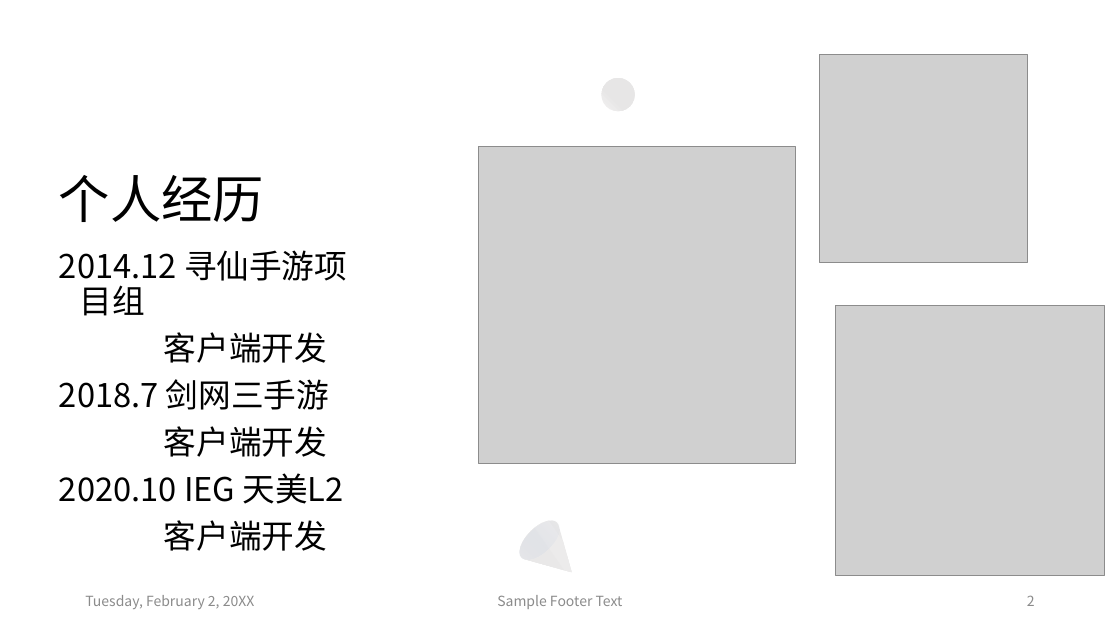
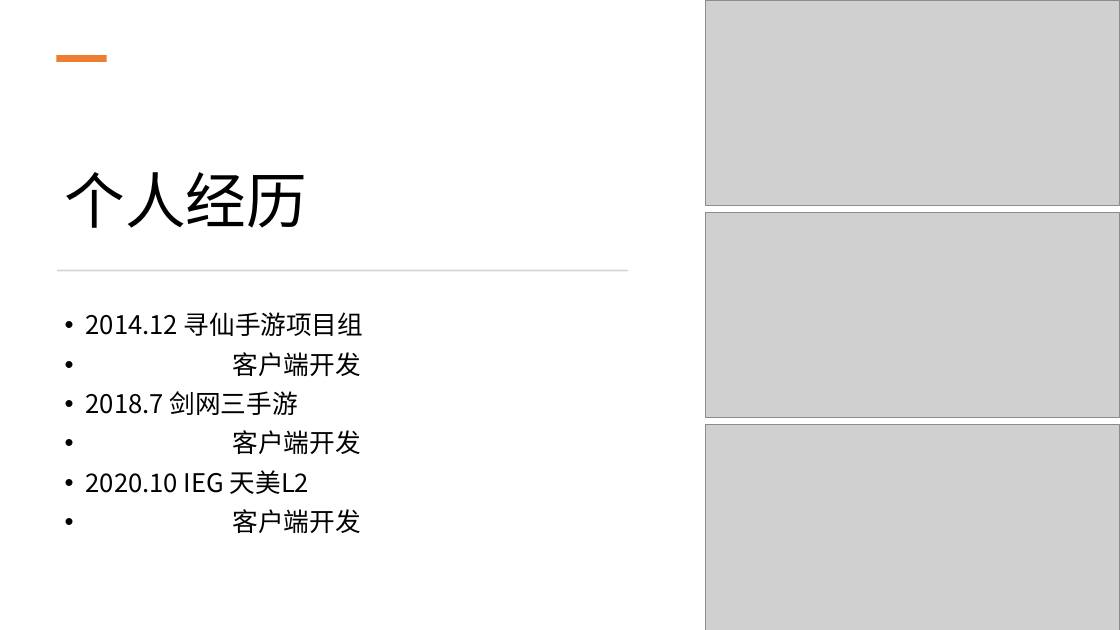
Before and after one commit to zentia/blog, a slide deck: slide 2 of source/_posts/zentiali(李彦峰)-IEG-游戏客户端开发-晋升T9.pptx. Drawn at 1120x630 pixels with LibreOffice and Linux fonts; fonts in the diff are those of the drawing; grey boxes stand for pictures. Boxes give left, top, right and bottom in pixels: in the first picture for what was removed or moved away, otherwise in the second. Text is boxed around its words. In the diff, an @@ line names an element or a change of style, - is before the commit and + after.

```diff
--- a/source/_posts/zentiali(李彦峰)-IEG-游戏客户端开发-晋升T9.pptx
+++ b/source/_posts/zentiali(李彦峰)-IEG-游戏客户端开发-晋升T9.pptx
@@ rectangle added at [0, 0, 1120, 630], fill #FFFFFF @@
@@ picture added at [706, 0, 1120, 206] @@
@@ rectangle added at [56, 55, 107, 62], fill #ED7D31 @@
@@ picture removed at [819, 55, 1028, 263] @@
@@ ellipse removed at [602, 78, 634, 111] @@
@@ title "个人经历" at [65, 172, 307, 228]: size 44 to 52 pt @@
@@ picture removed at [479, 147, 796, 464] @@
@@ picture added at [706, 212, 1120, 418] @@
@@ rectangle added at [57, 270, 628, 271], fill #D5D5D5 @@
@@ text "2014.12 寻仙手游项目组": place and size @@
-text "2014.12 寻仙手游项目组" at [59, 250, 347, 551]
+text "2014.12 寻仙手游项目组" at [86, 312, 363, 533]
@@ text "2014.12 寻仙手游项目组" at [86, 312, 363, 533]: size 28 to 22 pt; bullet none to • @@
@@ picture removed at [835, 306, 1105, 576] @@
@@ picture added at [706, 424, 1120, 630] @@
@@ ellipse removed at [513, 513, 566, 566] @@
@@ freeform shape removed at [514, 514, 590, 590] @@
@@ text removed at [85, 595, 255, 609] @@
-Tuesday, February 2, 20XX
@@ text removed at [497, 595, 623, 609] @@
-Sample Footer Text
@@ page number removed at [1027, 595, 1035, 606] @@
-2
```
Also in this commit, not shown: 2 other slides changed, 3 slides added, 11 slides removed, 1 other file.
